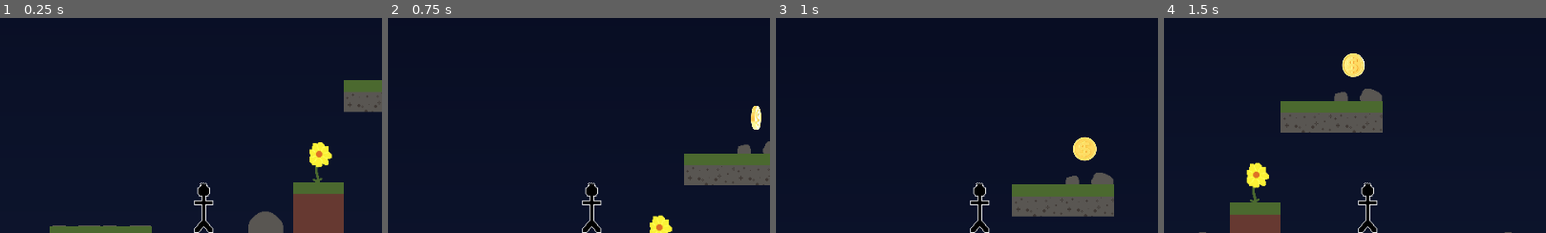
Above: before the commit, frames 1-4 (left to right).
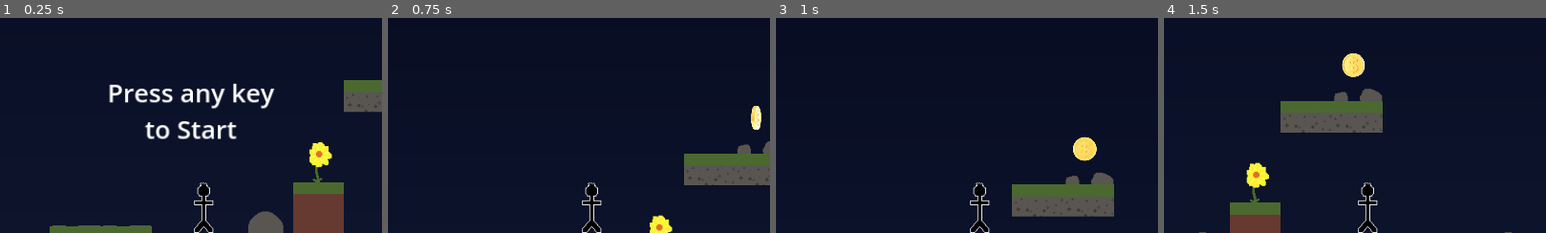
Above: after the commit, the same moments.

Repository: endlessm/moddable-platformer
Game: Godot game, scene res://main.tscn
Same seed, same stepped clock (60 frames per second), same inputs: the game is played once before the commit and once after it.
Inputs:
- Up to frame 1 (0.25 s): no input
- Up to frame 2 (0.75 s): tap Enter (ui_accept) at 0.5 s; hold Right (ui_right) from 0.53 s (still down)
- Up to frame 3 (1 s): keep holding Right (ui_right); tap Enter (ui_accept) at 0.77 s
- Up to frame 4 (1.5 s): keep holding Right (ui_right)
The pictures show only the part of the screen within x 25-75%, y 0-50%; the shares and areas given below are measured in that part.

The runs differ from the first frame. In frame 1, 2.7% of the frame differs, in the area x 28-72%, y 30-57%; in frame 2, nothing differs; in frame 3, nothing differs; in frame 4, nothing differs.

Commit message:
Add HUD mod
Add HUD module to show messages, such as "Press any key to Start".

https://phabricator.endlessm.com/T35441

Diff:
--- /dev/null
+++ b/hud.tscn
@@ -0,0 +1,26 @@
+[gd_scene load_steps=2 format=3 uid="uid://jt80gv02u4f2"]
+
+[ext_resource type="Script" path="res://scripts/hud.gd" id="1_8msyy"]
+
+[node name="HUD" type="CanvasLayer"]
+script = ExtResource("1_8msyy")
+
+[node name="Start" type="Label" parent="."]
+unique_name_in_owner = true
+top_level = true
+anchors_preset = 8
+anchor_left = 0.5
+anchor_top = 0.5
+anchor_right = 0.5
+anchor_bottom = 0.5
+offset_left = -194.5
+offset_top = -396.0
+offset_right = 194.5
+offset_bottom = -217.0
+grow_horizontal = 2
+grow_vertical = 2
+size_flags_horizontal = 4
+theme_override_font_sizes/font_size = 64
+text = "Press any key
+to Start"
+horizontal_alignment = 1
--- a/main.tscn
+++ b/main.tscn
@@ -1,10 +1,11 @@
-[gd_scene load_steps=8 format=3 uid="uid://dhcpt1kt8cs0g"]
+[gd_scene load_steps=9 format=3 uid="uid://dhcpt1kt8cs0g"]
 
 [ext_resource type="PackedScene" uid="uid://8st4scqt06l8" path="res://components/player/player.tscn" id="2_7yl00"]
 [ext_resource type="PackedScene" uid="uid://cswheshouik14" path="res://rules_goals/game_logic.tscn" id="3_xbkvd"]
 [ext_resource type="PackedScene" uid="uid://danlrmsfmsros" path="res://components/tiles/default_tile_map.tscn" id="3_yfnmv"]
 [ext_resource type="PackedScene" uid="uid://coq6d3u6wnvs2" path="res://components/platform/platform.tscn" id="4_gd51l"]
 [ext_resource type="PackedScene" uid="uid://daf24t18h3n5e" path="res://components/coin/coin.tscn" id="5_u7hr5"]
+[ext_resource type="PackedScene" uid="uid://jt80gv02u4f2" path="res://hud.tscn" id="6_mp7wy"]
 
 [sub_resource type="Gradient" id="Gradient_80myt"]
 colors = PackedColorArray(5.47232e-05, 0.00409156, 0.0787912, 1, 0.104679, 0.159134, 0.271181, 1)
@@ -61,3 +62,5 @@
 
 [node name="Coin" parent="." instance=ExtResource("5_u7hr5")]
 position = Vector2(283, -237)
+
+[node name="HUD" parent="." instance=ExtResource("6_mp7wy")]
--- /dev/null
+++ b/scripts/hud.gd
@@ -0,0 +1,6 @@
+extends CanvasLayer
+
+
+func _unhandled_input(event):
+	if event is InputEventKey and %Start.is_visible_in_tree():
+		%Start.hide()
Not shown: 2 places in components/platform/platform.tscn that only renumber resources
